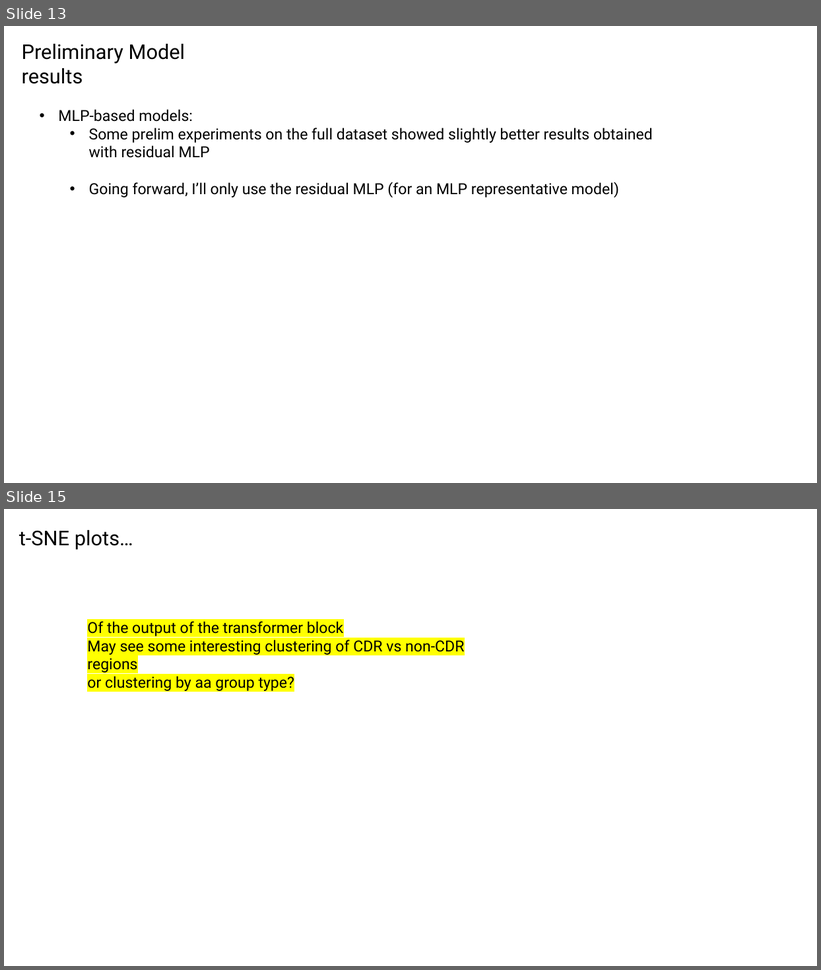
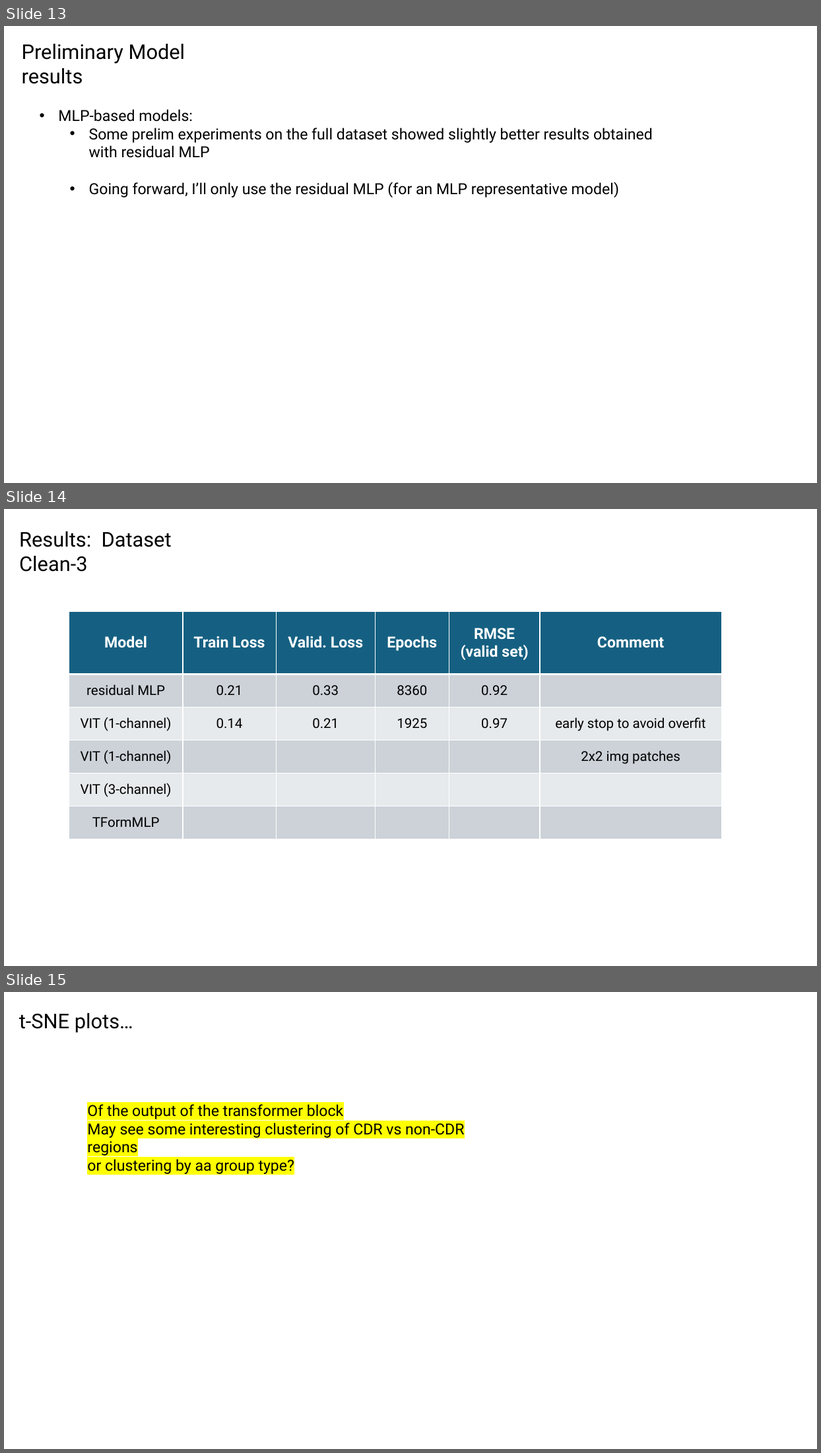
Before and after one commit to planaria158/BERT-antibody-antigen-binding-energy, a slide deck: Homework-aAlphaBio.pptx. Shown one above the other, each under a label of ours: slides 13 and 15 before the commit, slides 13, 14 and 15 after it; the slides between them are not shown. The pictures are 821x970 and 821x1453 pixels, drawn with LibreOffice and Linux fonts; fonts in the diff are those of the drawing. Boxes give left, top, right and bottom in pixels: in the first picture for what was removed or moved away, otherwise in the second. Text is boxed around its words. In the diff, an @@ line names an element or a change of style, - is before the commit and + after.

```diff
--- a/Homework-aAlphaBio.pptx
+++ b/Homework-aAlphaBio.pptx
@@ slide 14 added at [4,509,817,966], background #FFFFFF @@
@@ text added at [19,531,172,572], 24 pt, text #000000 @@
+Results: Dataset Clean-3
@@ table added at [69,611,722,840], 6 rows, 6 columns @@
+Model | Train Loss | Valid. Loss | Epochs | RMSE / (valid set) | Comment
+residual MLP | 0.21 | 0.33 | 8360 | 0.92 | 
+VIT (1-channel) | 0.14 | 0.21 | 1925 | 0.97 | early stop to avoid overfit
+VIT (1-channel) |  |  |  |  | 2x2 img patches
+VIT (3-channel) |  |  |  |  | 
+TFormMLP |  |  |  |  | 
```
Also in this commit, not shown: 2 slides changed.
